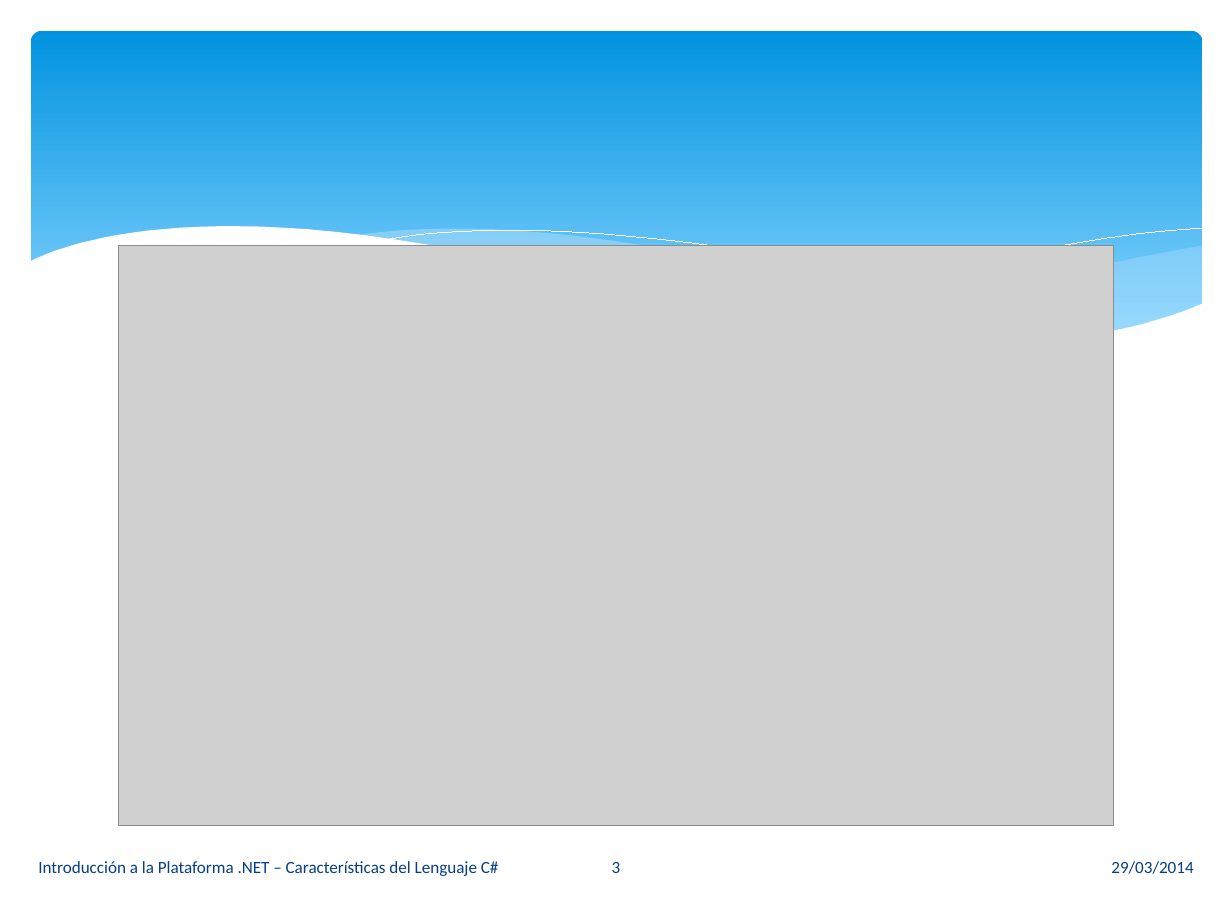
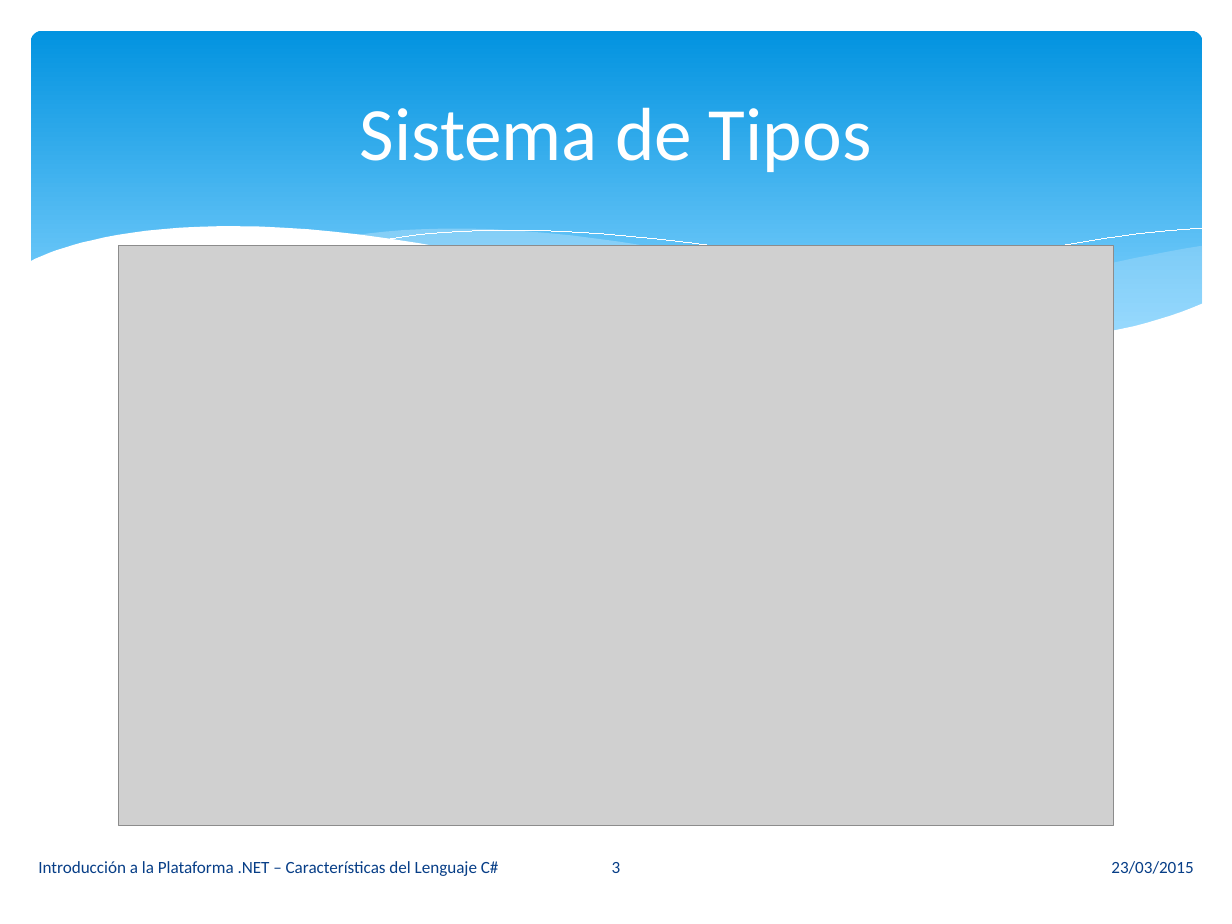
Before and after one commit to vvalotto/UADER-La-Plataforma-de-Desarrollo-.NET, a slide deck: slide 3 of Presentaciones/02. Caracteristicas del Lenguaje C#.pptx. Drawn at 1232x924 pixels with LibreOffice and Linux fonts; fonts in the diff are those of the drawing; grey boxes stand for pictures. Boxes give left, top, right and bottom in pixels: in the first picture for what was removed or moved away, otherwise in the second. Text is boxed around its words. In the diff, an @@ line names an element or a change of style, - is before the commit and + after.

```diff
--- a/Presentaciones/02. Caracteristicas del Lenguaje C#.pptx
+++ b/Presentaciones/02. Caracteristicas del Lenguaje C#.pptx
@@ title added at bbox=[360, 108, 872, 172], 44 pt, text #FFFFFF @@
+Sistema de Tipos
@@ text at bbox=[1111, 861, 1193, 874]: text changed @@
-29/03/2014
+23/03/2015
```
Also in this commit, not shown: 33 other slides changed, 5 other files.
